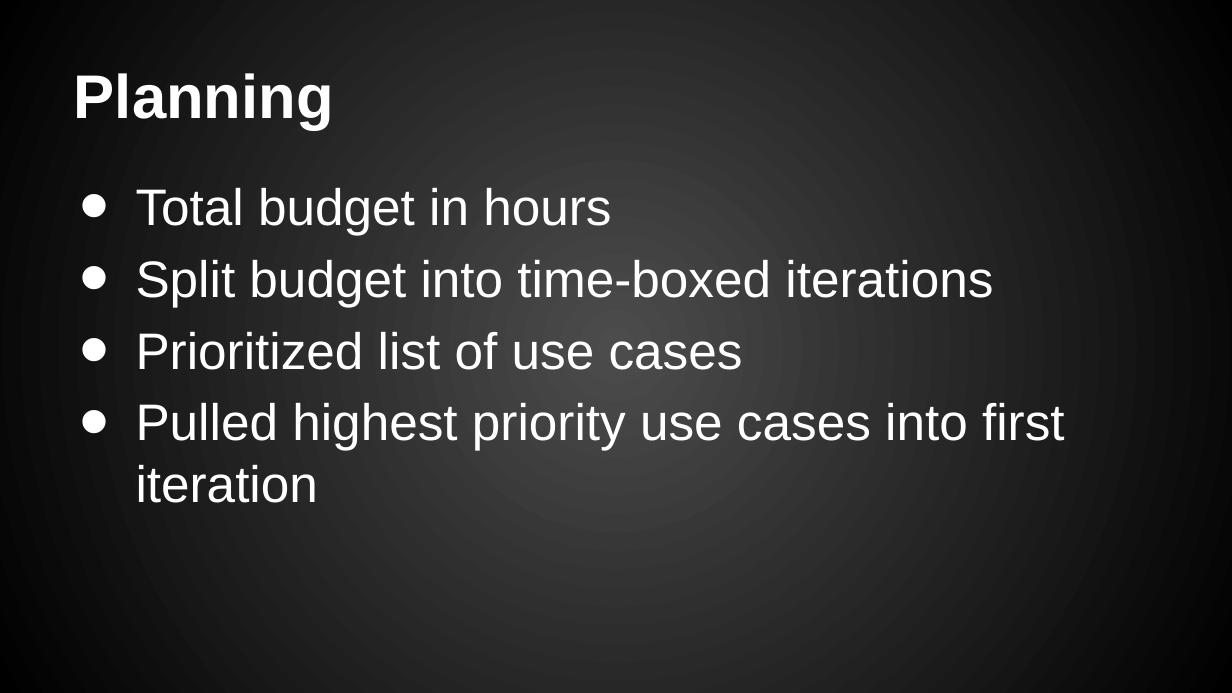
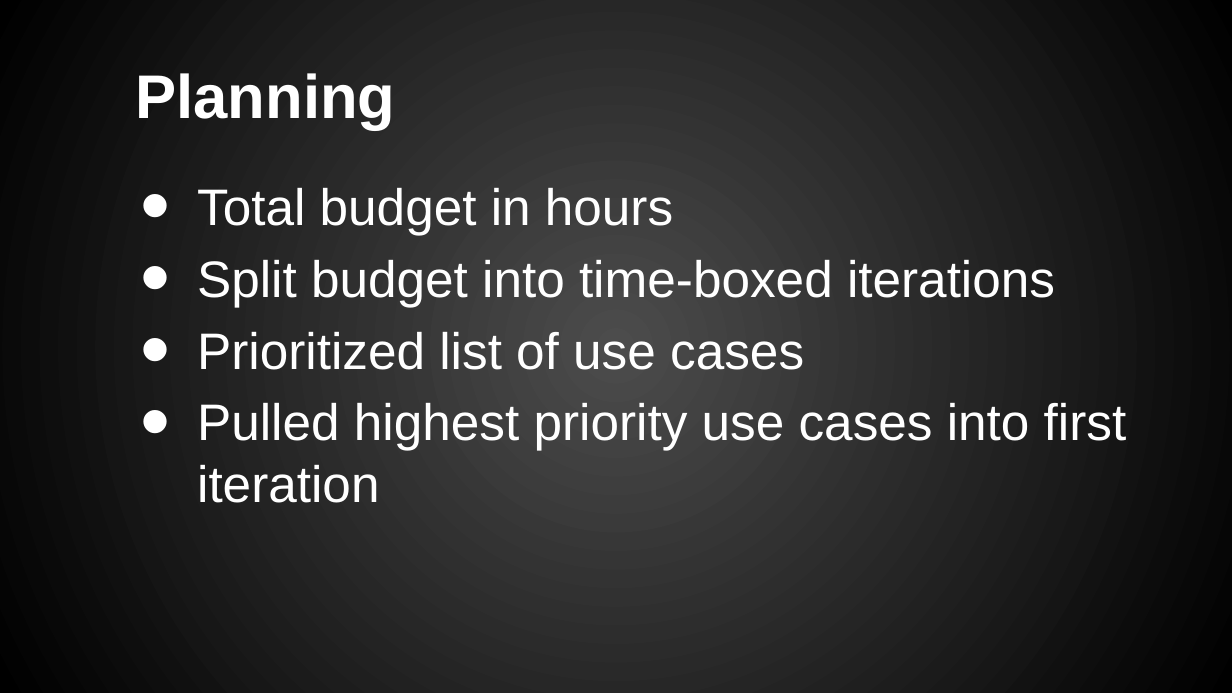
Before and after one commit to chriskdon/chinese-checkers, a slide deck: slide 9 of project-management/Presentations/Chinese Checkers - Iteration #1.pptx. Drawn at 1232x693 pixels with LibreOffice and Linux fonts; fonts in the diff are those of the drawing; background and template pictures are left out. Boxes give left, top, right and bottom in pixels: in the first picture for what was removed or moved away, otherwise in the second. Text is boxed around its words. In the diff, an @@ line names an element or a change of style, - is before the commit and + after.

```diff
--- a/project-management/Presentations/Chinese Checkers - Iteration #1.pptx
+++ b/project-management/Presentations/Chinese Checkers - Iteration #1.pptx
@@ title "Planning" at [136, 73, 396, 130]: indent changed @@
@@ text "Total budget in hours" at [197, 187, 1127, 503]: indent changed @@
```
Also in this commit, not shown: 3 other slides changed, 4 slides added, 1 slide removed.
